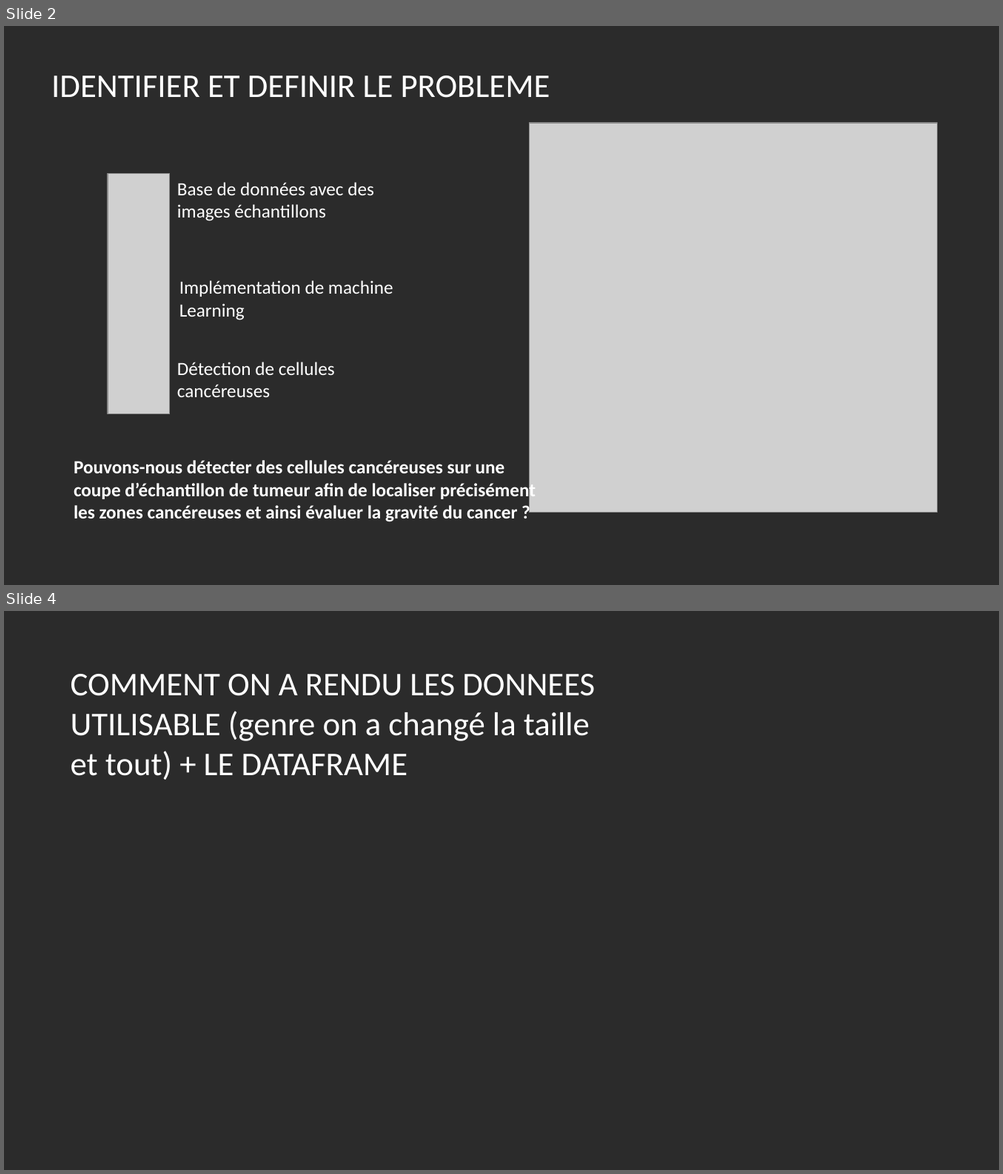
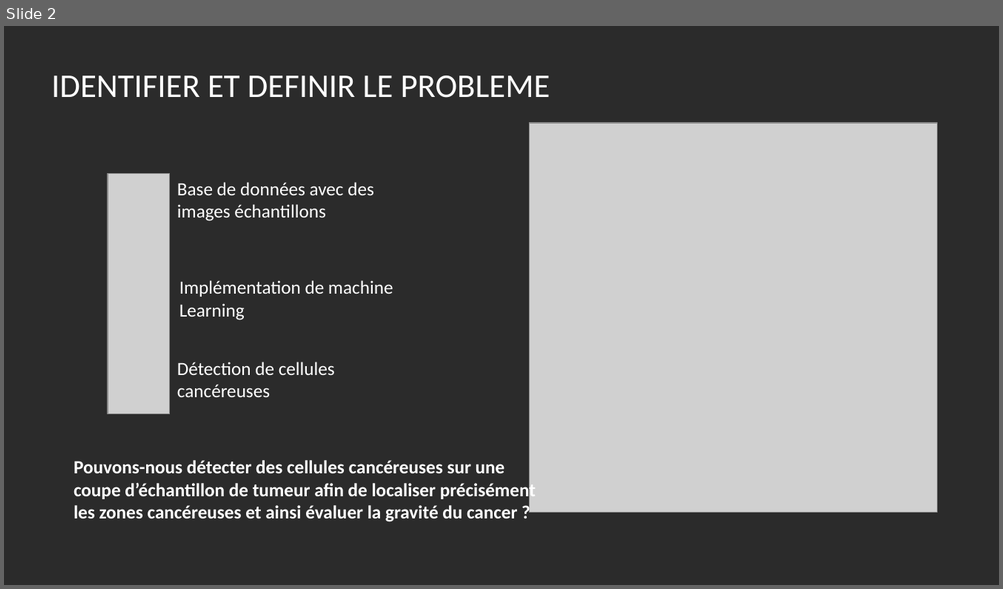
Before and after one commit to claponcet/DUT---IA-Detection-Cancer, a slide deck: Presentation.pptx. Shown one above the other, each under a label of ours: slides 2 and 4 before the commit, slide 2 after it; the slides between them are not shown. The pictures are 1003x1174 and 1003x589 pixels, drawn with LibreOffice and Linux fonts; fonts in the diff are those of the drawing; grey boxes stand for pictures; background and template pictures are left out; a plain dark background stands for a picture behind light text. Boxes give left, top, right and bottom in pixels: in the first picture for what was removed or moved away, otherwise in the second. Text is boxed around its words. In the diff, an @@ line names an element or a change of style, - is before the commit and + after.

```diff
--- a/Presentation.pptx
+++ b/Presentation.pptx
@@ slide 4 removed at (x1=4, y1=611, x2=999, y2=1170), background picture (left out) @@
@@ text removed at (x1=71, y1=674, x2=595, y2=780) @@
-COMMENT ON A RENDU LES DONNEES UTILISABLE (genre on a changé la taille et tout) + LE DATAFRAME
```
Also in this commit, not shown: 6 slides changed, 2 slides added, 1 other slide removed.
